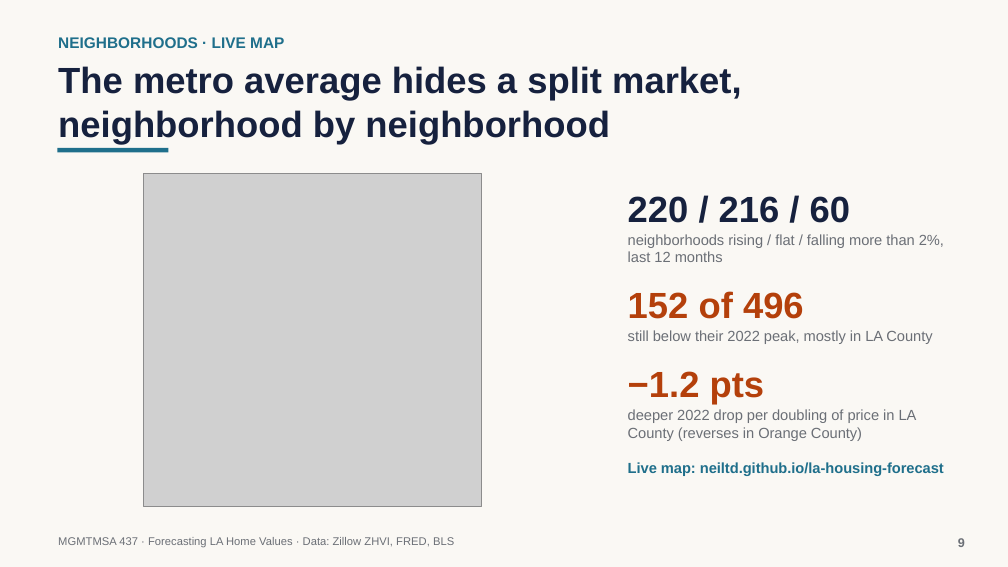
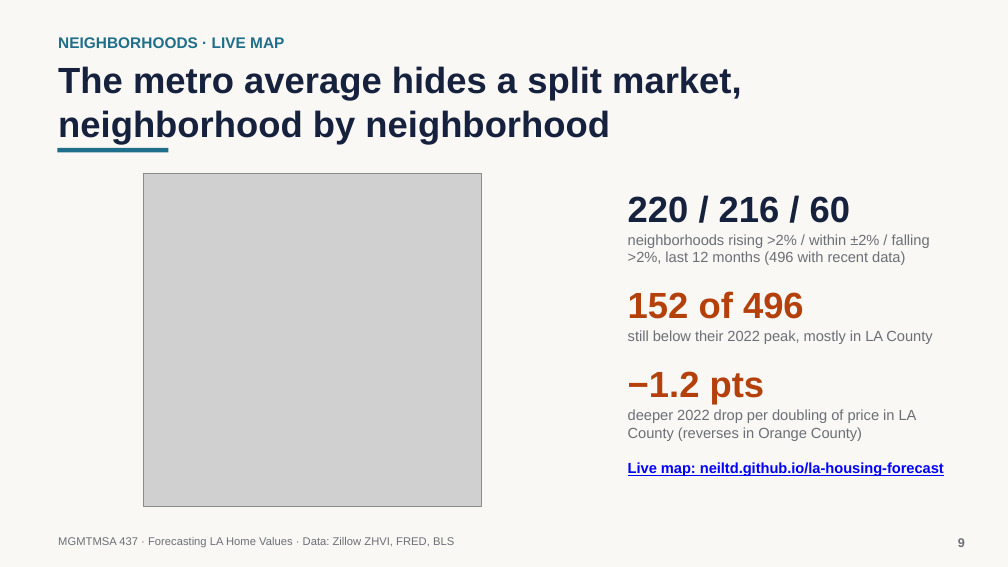
Before and after one commit to neiltd/la-housing-forecast, a slide deck: slide 9 of slides/LA_home_values_slides.pptx. Drawn at 1008x567 pixels with LibreOffice and Linux fonts; fonts in the diff are those of the drawing; grey boxes stand for pictures. Boxes give left, top, right and bottom in pixels: in the first picture for what was removed or moved away, otherwise in the second. Text is boxed around its words. In the diff, an @@ line names an element or a change of style, - is before the commit and + after.

```diff
--- a/slides/LA_home_values_slides.pptx
+++ b/slides/LA_home_values_slides.pptx
@@ text at (628, 234, 930, 265): text changed @@
-neighborhoods rising / flat / falling more than 2%, last 12 months
+neighborhoods rising >2% / within ±2% / falling >2%, last 12 months (496 with recent data)
@@ text "Live map: neiltd.github.io/la-housing-forecast" at (628, 462, 944, 476): text colour #1F6F8B to #0000FF, underline on @@
```
Also in this commit, not shown: 9 other slides changed, 3 other files.
